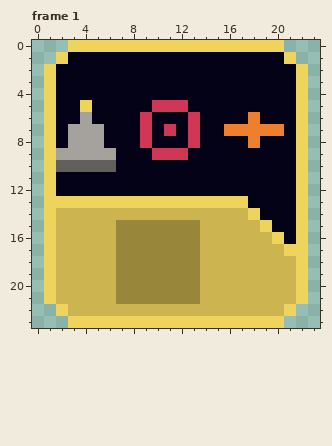
Two states of a pixel-art file, Art/Textures/Tiles/YellowTiles/sensor_spike.aseprite. Above is the file before it was changed.
24x24 pixels, 1 frame. Shown: frame 1. The commit also changed other frames, which this record leaves out.
And afterwards:
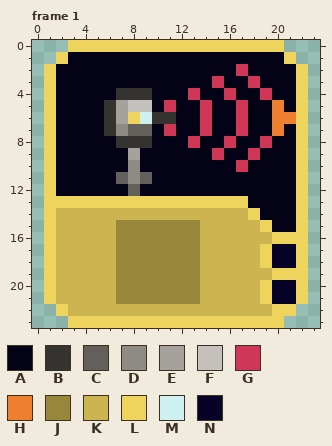
Palette (. is transparent): A #040217  B #343330  C #63605c  D #8e8b85  E #a5a29d  F #c4c1bc  G #d03656  H #ee7f2f  J #98873b  K #ccb550  L #eed35d  M #cef0f1  N #070326
Changes in this commit:
Frame 1:
y 2: x 17 A -> G
y 3: x 15 A -> G; x 18 A -> G
y 4: x 7..9 AAA -> BBB; x 13 A -> G; x 16 A -> G; x 19 A -> G
y 5: x 4 L -> A; x 6..10 AAAAG -> BEFFA; x 12 G -> A; x 14 A -> G; x 17 A -> G; x 20 A -> H
y 6: x 4 E -> A; x 6..11 AAAGAA -> BELMBB; x 13..14 GA -> AG; x 17..18 AH -> GA; x 20..21 AA -> HH
y 7: x 3..9 EEEAAAG -> AAABDCC; x 13..14 GA -> AG; x 16..19 HHHH -> AGAA
y 8: x 3..5 EEE -> AAA; x 7..9 AAG -> BBB; x 16 A -> G; x 18..19 HA -> AG
y 9: x 2..6 EEEEE -> AAAAA; x 8 A -> E; x 10..12 GGG -> AAA; x 15 A -> G; x 18 A -> G
y 10: x 2..6 CCCCC -> AAAAA; x 8 A -> D; x 17 A -> G
y 11: x 7..9 AAA -> CDC
y 12: x 8 A -> C
y 16: x 21 A -> L
y 17: x 19..21 KKL -> LNN
y 18: x 19..21 KKK -> LNN
y 19: x 20..21 KK -> LL
y 20..21: x 19..21 KKK -> LNN
y 22: x 20 K -> L
Pixel boxes of the changes (left, top, right, bottom) in both pictures:
changed: (56, 64, 296, 196)
changed: (260, 232, 296, 316)
